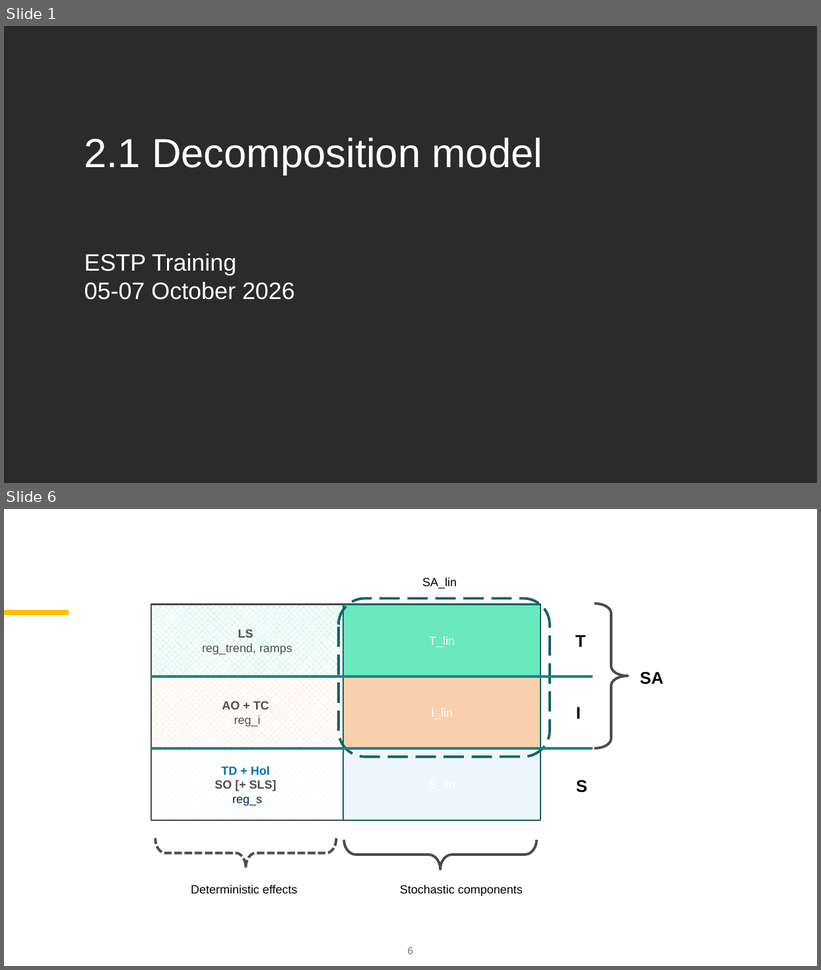
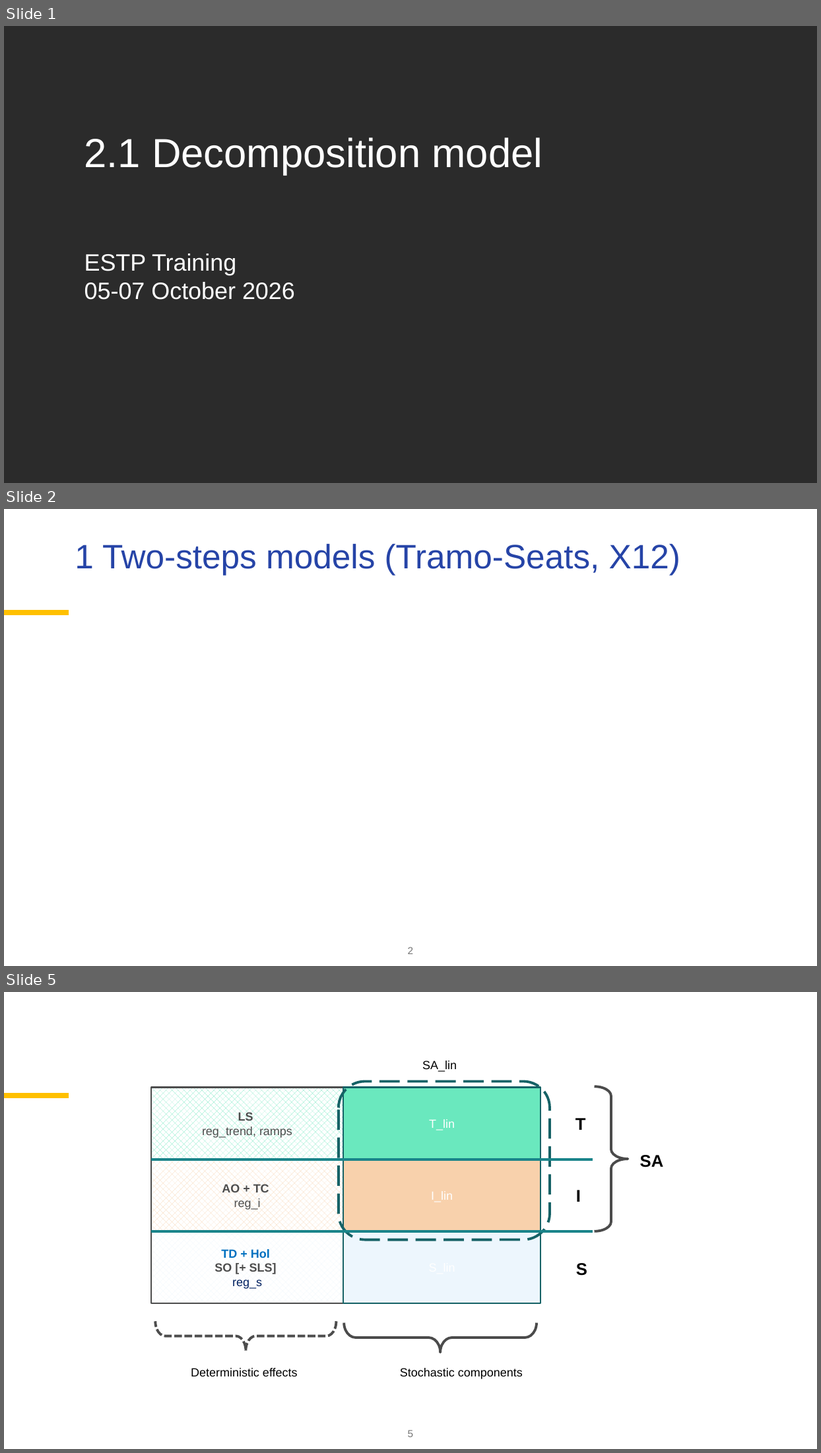
Before and after one commit to palatej/ESTP2026, a slide deck: 2.1 Decomposition model.pptx. Shown one above the other, each under a label of ours: slides 1 and 6 before the commit, slides 1, 2 and 5 after it; the slides between them are not shown. The pictures are 821x970 and 821x1453 pixels, drawn with LibreOffice and Linux fonts; fonts in the diff are those of the drawing; grey boxes stand for pictures; background and template pictures are left out; a plain dark background stands for a picture behind light text. Boxes give left, top, right and bottom in pixels: in the first picture for what was removed or moved away, otherwise in the second. Text is boxed around its words. In the diff, an @@ line names an element or a change of style, - is before the commit and + after.

```diff
--- a/2.1 Decomposition model.pptx
+++ b/2.1 Decomposition model.pptx
@@ slide 2 added at (4, 509, 817, 966), background #FFFFFF; not listed: 1 template element that a slide beside it also shows @@
@@ title added at (75, 543, 680, 575), 40 pt, text #2644A7 @@
+1 Two-steps models (Tramo-Seats, X12)
@@ page number added at (408, 947, 414, 955), 12 pt, text #767676 @@
+2
@@ what was slide 6 is now slide 5 @@
```
Also in this commit, not shown: 1 slide changed, 1 other slide added, 3 slides removed, 5 other files.
